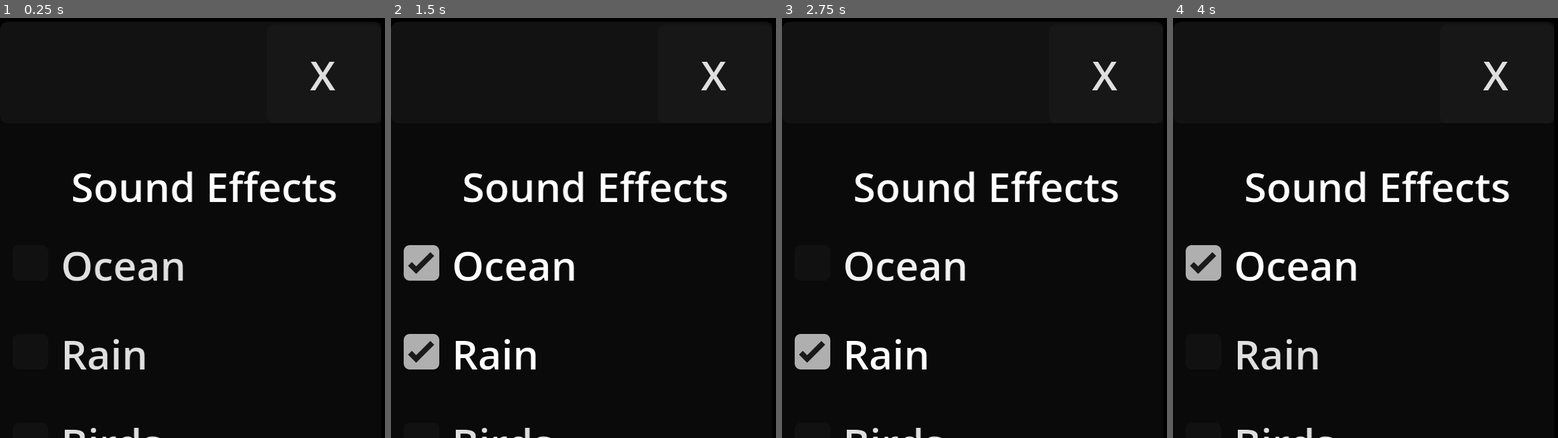
Above: before the commit, frames 1-4 (left to right).
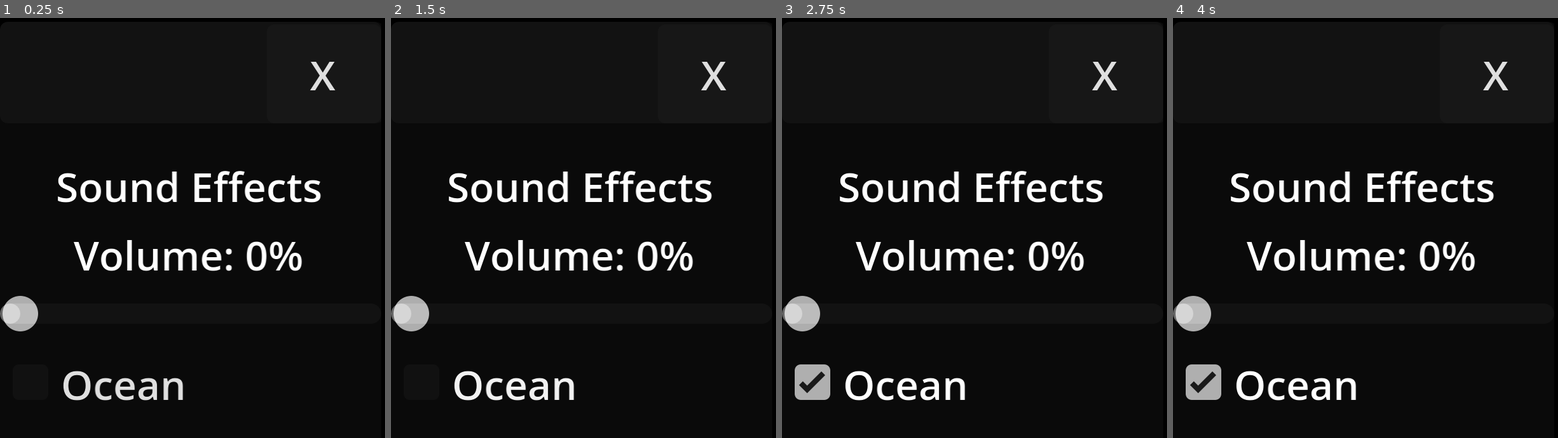
Above: after the commit, the same moments.

Repository: viywolf/Desktop-Pet
Game: Godot game, scene res://options_window.tscn
The game is run twice, just before and just after one commit, with the same random seed, the same clock (stepped at 60 frames per second) and the same inputs. This scene is started directly instead of the project's main scene.
Inputs (mouse positions are in pixels of both pictures, inside the frame that each line leads up to):
- Up to frame 1 (0.25 s): no input
- Up to frame 2 (1.5 s): click "Ocean" at 0.5 s; click (595, 354) at 1.25 s, where only the run before the commit has a clickable "Rain"
- Up to frame 3 (2.75 s): click "Ocean" at 2 s
- Up to frame 4 (4 s): click (1377, 354) at 2.75 s, where only the run before the commit has a clickable "Rain"; click "Ocean" at 3.5 s

The runs differ from the first frame. In frame 1, 6.9% of the frame differs, in the area x 0-88%, y 36-100%; in frame 2, 8.1%; in frame 3, 7.9%; in frame 4, 8.1%.

Commit message:
DEATH
Quit and right click layout

Diff:
--- a/behaviour.gd
+++ b/behaviour.gd
@@ -34,6 +34,7 @@
 var mouse_in_menu := false
 
 var option_window: Window
+var currently_visible_option_index: int = 0
 
 func _ready() -> void:
 	Engine.max_fps = 24
@@ -63,7 +64,6 @@
 		get_tree().quit()
 
 	time += int(delta * 1000)
-	print(time)
 	if Settings.is_audio_playing:
 		if time % 1050 == 0:
 			await get_tree().create_timer(randf_range(0, 1)).timeout
@@ -215,3 +215,30 @@
 		new_music.position = $MainWindow.position
 		new_music.position.x += randi_range(0, 200)
 		add_child(new_music)
+
+
+func _on_left_button_pressed() -> void:
+	currently_visible_option_index -= 1
+	if currently_visible_option_index < 0:
+		currently_visible_option_index = $MainWindow/WindowPopup/Menu/HBoxContainer.get_child_count() - 2
+	show_option_button()
+
+func _on_right_button_pressed() -> void:
+	currently_visible_option_index += 1
+	if currently_visible_option_index >= $MainWindow/WindowPopup/Menu/HBoxContainer.get_child_count() - 2:
+		currently_visible_option_index = 0
+	show_option_button()
+
+func show_option_button() -> void:
+	for i in range($MainWindow/WindowPopup/Menu/HBoxContainer.get_child_count()):
+		if i == 0 or i == $MainWindow/WindowPopup/Menu/HBoxContainer.get_child_count() - 1:
+			continue
+		if i - 1 == currently_visible_option_index:
+			$MainWindow/WindowPopup/Menu/HBoxContainer.get_child(i).show()
+			$MainWindow/WindowPopup/Menu/HBoxContainer.get_child(i).custom_minimum_size.x = 80
+		else:
+			$MainWindow/WindowPopup/Menu/HBoxContainer.get_child(i).hide()
+
+
+func _on_quit_button_pressed() -> void:
+	get_tree().quit()
--- a/main.tscn
+++ b/main.tscn
@@ -124,9 +124,15 @@
 text = "<"
 
 [node name="OptionButton" type="Button" parent="MainWindow/WindowPopup/Menu/HBoxContainer" unique_id=2012577982]
+visible = false
 layout_mode = 2
 mouse_filter = 1
 text = "Options"
+
+[node name="QuitButton" type="Button" parent="MainWindow/WindowPopup/Menu/HBoxContainer" unique_id=2095125242]
+custom_minimum_size = Vector2(80, 0)
+layout_mode = 2
+text = "Death"
 
 [node name="RightButton" type="Button" parent="MainWindow/WindowPopup/Menu/HBoxContainer" unique_id=1416864584]
 layout_mode = 2
@@ -136,18 +142,22 @@
 [node name="Audio" type="Node" parent="." unique_id=172292084]
 script = ExtResource("10_4c57u")
 
-[node name="Bird" type="AudioStreamPlayer" parent="Audio" unique_id=834136054]
-stream = ExtResource("11_w48qg")
-
-[node name="Fire" type="AudioStreamPlayer" parent="Audio" unique_id=1700165764]
-stream = ExtResource("12_vivmo")
-
 [node name="Ocean" type="AudioStreamPlayer" parent="Audio" unique_id=2057694185]
 stream = ExtResource("13_2cqfq")
 
 [node name="Rain" type="AudioStreamPlayer" parent="Audio" unique_id=1686186303]
 stream = ExtResource("14_yaehf")
 
+[node name="Bird" type="AudioStreamPlayer" parent="Audio" unique_id=834136054]
+stream = ExtResource("11_w48qg")
+volume_db = 5.0
+
+[node name="Fire" type="AudioStreamPlayer" parent="Audio" unique_id=1700165764]
+stream = ExtResource("12_vivmo")
+
 [connection signal="mouse_entered" from="MainWindow/WindowPopup/Menu" to="." method="_on_menu_mouse_entered"]
 [connection signal="mouse_exited" from="MainWindow/WindowPopup/Menu" to="." method="_on_menu_mouse_exited"]
+[connection signal="pressed" from="MainWindow/WindowPopup/Menu/HBoxContainer/LeftButton" to="." method="_on_left_button_pressed"]
 [connection signal="pressed" from="MainWindow/WindowPopup/Menu/HBoxContainer/OptionButton" to="." method="_on_option_button_pressed"]
+[connection signal="pressed" from="MainWindow/WindowPopup/Menu/HBoxContainer/QuitButton" to="." method="_on_quit_button_pressed"]
+[connection signal="pressed" from="MainWindow/WindowPopup/Menu/HBoxContainer/RightButton" to="." method="_on_right_button_pressed"]
--- a/options_window.gd
+++ b/options_window.gd
@@ -3,13 +3,18 @@
 var mouse_in_top_bar := false
 var mouse_down := false
 
-var saved_mouse_pos: Vector2
+func _ready() -> void:
+	for i in range($ScrollContainer/VBoxContainer.get_children().size()):
+		var current_child = $ScrollContainer/VBoxContainer.get_child(i)
+		if current_child is CheckBox:
+			if i < 5:
+				current_child.button_pressed = Settings.audio_playing[i - 1]
+			elif i == 8:
+				current_child.button_pressed = Settings.stop_movement
 
-
-func _physics_process(delta: float) -> void:
+func _physics_process(_delta: float) -> void:
 	var mouse_pos := Vector2(DisplayServer.mouse_get_position())
-	var local_mouse_pos = mouse_pos - Vector2(self.size)
-	var offset: Vector2 = mouse_pos + saved_mouse_pos #Vector2(60, 20)
+	var offset: Vector2 = mouse_pos - Vector2(60, 20)
 
 	if mouse_down:
 		self.position = offset
@@ -17,10 +22,11 @@
 	if Input.is_action_pressed("Left Click"):
 		if mouse_in_top_bar:
 			mouse_down = true
-		saved_mouse_pos = local_mouse_pos
 
 	if Input.is_action_just_released("Left Click"):
 		mouse_down = false
+
+	check_check_boxes()
 
 
 func _on_close_button_pressed() -> void:
@@ -39,10 +45,10 @@
 		var current_child = $ScrollContainer/VBoxContainer.get_child(i)
 		Settings.is_audio_playing = false
 		if current_child is CheckBox:
-			if i < 5:
-				Settings.audio_playing[i - 1] = current_child.button_pressed
+			if i < 7:
+				Settings.audio_playing[i - 3] = current_child.button_pressed
 				if current_child.button_pressed == true:
 					Settings.is_audio_playing = true
-			elif i == 8:
+			elif i == 10:
 				Settings.stop_movement = current_child.button_pressed
 				Settings.stop_movement_setting_changed = true
--- a/options_window.tscn
+++ b/options_window.tscn
@@ -33,7 +33,7 @@
 
 [node name="ScrollContainer" type="ScrollContainer" parent="." unique_id=1400700238]
 offset_top = 53.0
-offset_right = 146.0
+offset_right = 162.0
 offset_bottom = 290.0
 horizontal_scroll_mode = 0
 
@@ -45,6 +45,14 @@
 layout_mode = 2
 text = "Sound Effects"
 horizontal_alignment = 1
+
+[node name="VolumeLabel" type="Label" parent="ScrollContainer/VBoxContainer" unique_id=478057616]
+layout_mode = 2
+text = "Volume: 0%"
+horizontal_alignment = 1
+
+[node name="VolumeSlider" type="HSlider" parent="ScrollContainer/VBoxContainer" unique_id=50051751]
+layout_mode = 2
 
 [node name="OceanSoundCheckBox" type="CheckBox" parent="ScrollContainer/VBoxContainer" unique_id=1243514029]
 layout_mode = 2
@@ -64,10 +72,13 @@
 
 [node name="MovementLabel" type="Label" parent="ScrollContainer/VBoxContainer" unique_id=689746642]
 layout_mode = 2
+text = "Movement"
+horizontal_alignment = 1
 
 [node name="AwaitCheckBox" type="CheckBox" parent="ScrollContainer/VBoxContainer" unique_id=1803179033]
 layout_mode = 2
 text = "Pause Movement"
+autowrap_mode = 3
 
 [connection signal="mouse_entered" from="TopBar" to="." method="_on_top_bar_mouse_entered"]
 [connection signal="mouse_exited" from="TopBar" to="." method="_on_top_bar_mouse_exited"]
--- a/settings.gd
+++ b/settings.gd
@@ -1,8 +1,8 @@
 extends Node
 
-var is_audio_playing: bool = true
+var is_audio_playing: bool = false
 var audio_playing: Array[bool] = [
-	true,
+	false,
 	false,
 	false,
 	false,
